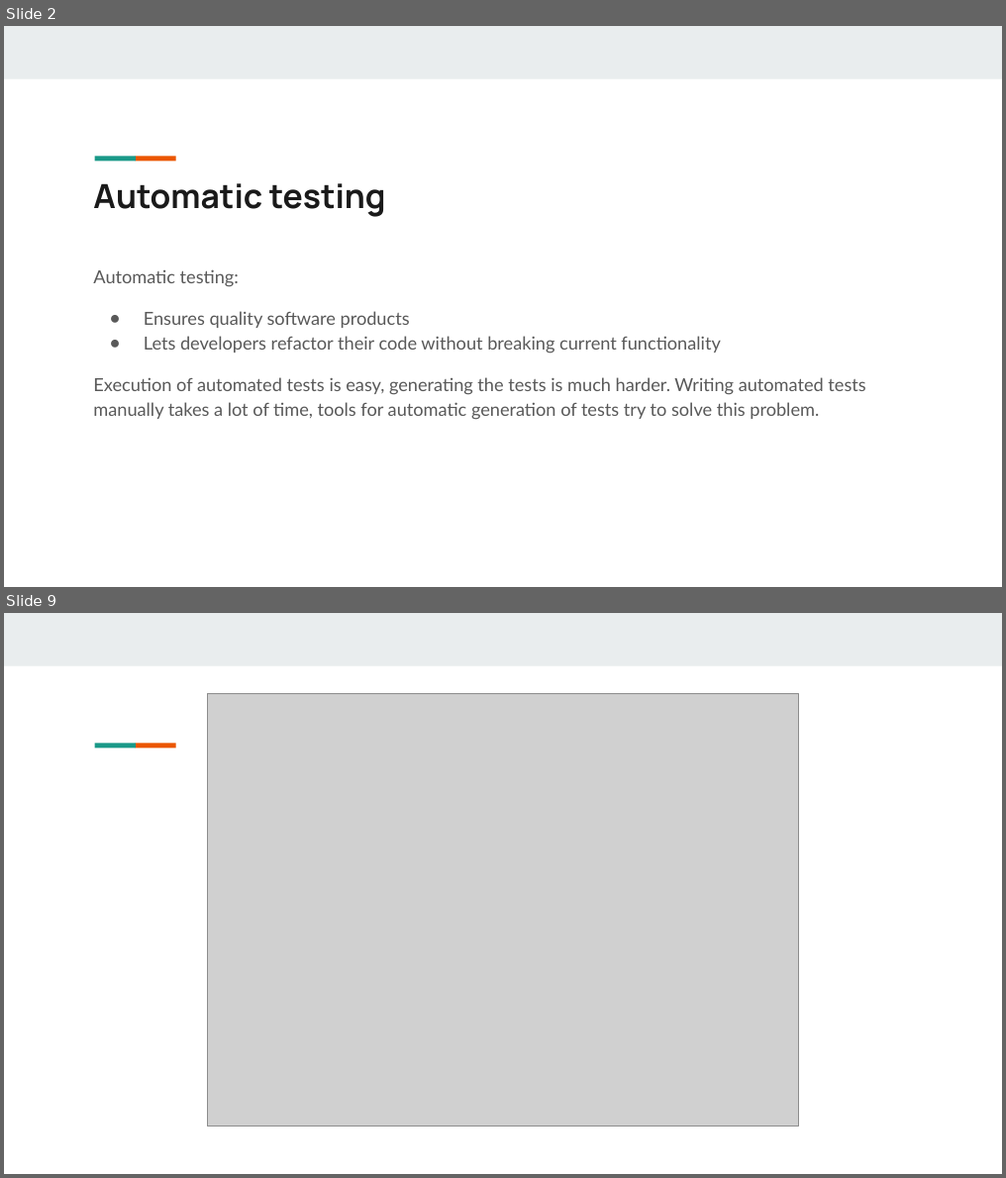
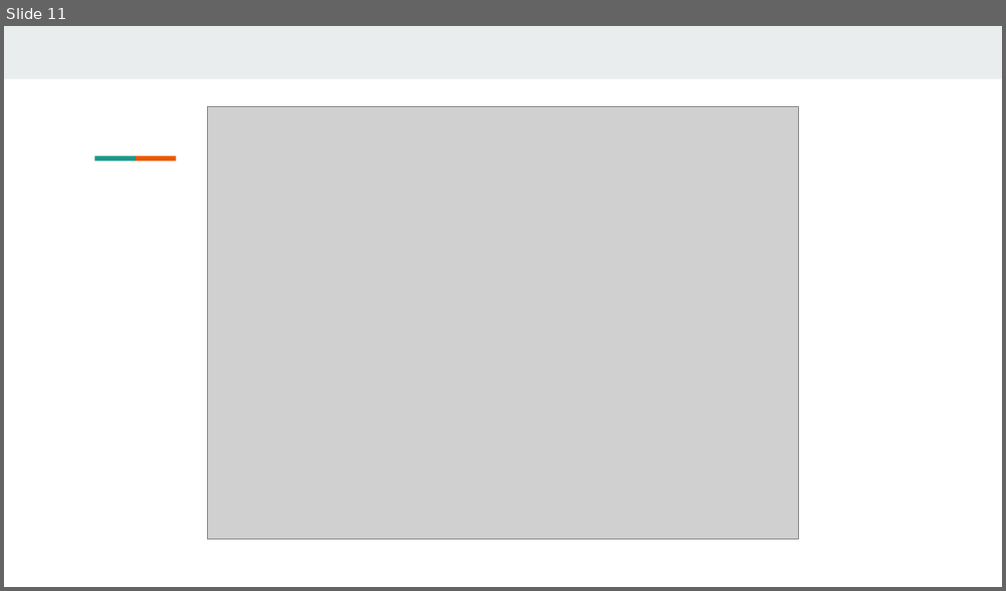
Before and after one commit to Alecsandu/EvoSuite_Demo, a slide deck: prezentare/EvoSuite.odp. Shown one above the other, each under a label of ours: slides 2 and 9 before the commit, slide 11 after it; the slides between them are not shown. The pictures are 1006x1178 and 1006x591 pixels, drawn with LibreOffice and Linux fonts; fonts in the diff are those of the drawing; grey boxes stand for pictures. Boxes give left, top, right and bottom in pixels: in the first picture for what was removed or moved away, otherwise in the second. Text is boxed around its words. In the diff, an @@ line names an element or a change of style, - is before the commit and + after.

```diff
--- a/prezentare/EvoSuite.odp
+++ b/prezentare/EvoSuite.odp
@@ slide 2 removed at (4, 26, 1002, 587), background #FFFFFF; not listed: 3 template elements that a slide beside it also shows @@
@@ title removed at (93, 183, 386, 217) @@
-Automatic testing
@@ text removed at (93, 270, 865, 420) @@
-Automatic testing:
-● Ensures quality software products
-● Lets developers refactor their code without breaking current functionality
-Execution of automated tests is easy, generating the tests is much harder. Writing automated tests manually takes a lot of time, tools for automatic generation of tests try to solve this problem.
@@ what was slide 9 is now slide 11 @@
```
Also in this commit, not shown: 3 slides changed, 9 slides added, 5 other slides removed.
